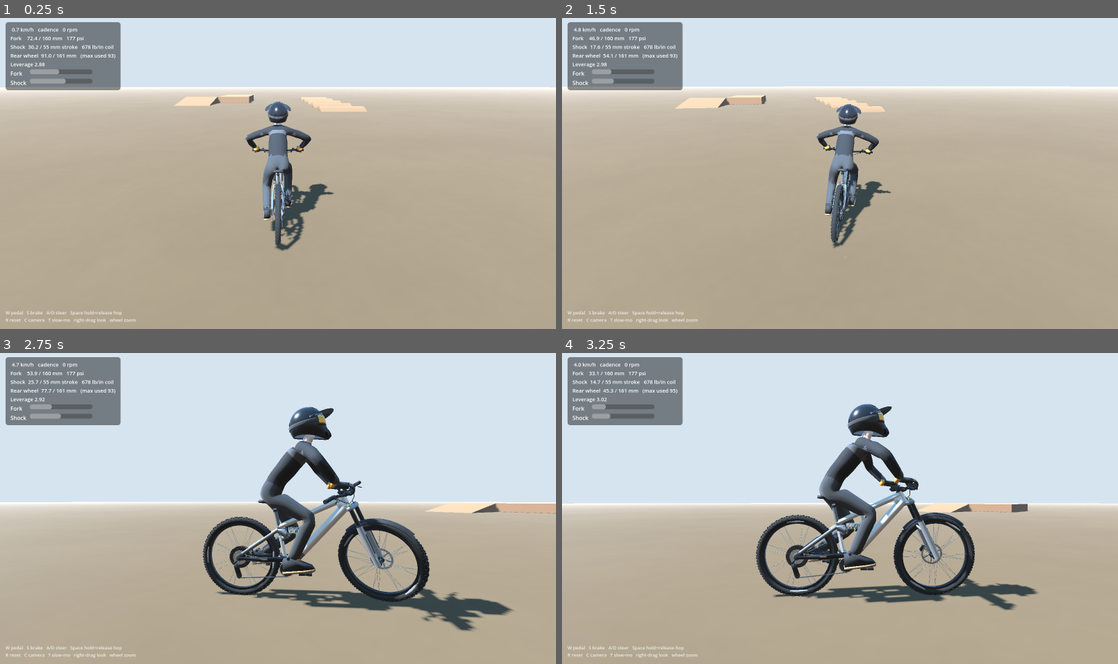
Above: before the commit, frames 1-4 (two rows, left to right).
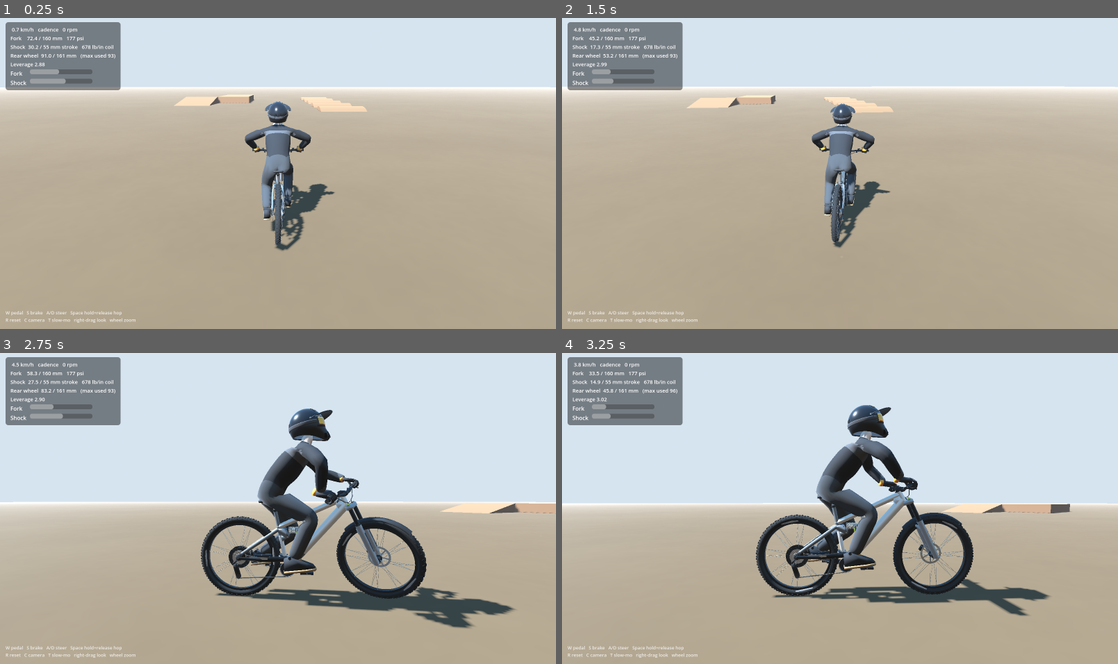
Above: after the commit, the same moments.

Repository: rclogos44-svg/mtb-game
Game: Godot game, scene res://main.tscn
The game is run twice, just before and just after one commit, with the same random seed, the same clock (stepped at 60 frames per second) and the same inputs.
Inputs (mouse positions are in pixels of both pictures, inside the frame that each line leads up to):
- Up to frame 1 (0.25 s): no input
- Up to frame 2 (1.5 s): move the mouse to (962, 157) at 0.52 s; hold D (steer_right) 0.53-1.25 s; hold W (pedal) 0.53-1.25 s; click (962, 157) at 0.67 s; tap Space (hop) at 0.77, 0.8, 1.07 s; drag from (728, 189) to (812, 235) at 1.27 s
- Up to frame 3 (2.75 s): move the mouse to (333, 440) at 2.02 s; hold D (steer_right) from 2.03 s (still down); hold C (camera) from 2.03 s (still down); tap Space (hop) at 2.3 s
- Up to frame 4 (3.25 s): release D (steer_right) at 2.75 s; release C (camera) at 2.75 s; drag from (812, 570) to (673, 461) at 2.77 s

The runs differ from the first frame. In frame 1, 0.4% of the frame differs, in the area x 44-61%, y 33-63%; in frame 2, 1.8%; in frame 3, 5.3%, in the area x 2-100%, y 3-90%; in frame 4, 4.7%.

Commit message:
Stable in the air and on one wheel, hands follow the bars, normal rider proportions
- Air: rider holds the bike level and damps twisting; roll/yaw spin capped
- One wheel down: gentler lean assist so a lone tyre can't flick the bike
- Arms re-solved each frame (two-bone IK) so the hands stay on the steered grips
- Rider body filled out to adult proportions (chest, shoulders, limbs)
- Tests: jerky steering with hops, hands-on-grips while steering

Co-Authored-By: Claude Opus 5.5 <noreply@anthropic.com>
Claude-Session: https://claude.ai/code/session_01PTmU7TnnDY58xfcdWWtbHm

Diff:
--- a/game/scripts/bike.gd
+++ b/game/scripts/bike.gd
@@ -33,6 +33,13 @@
 @export var lean_stiffness := 2600.0
 @export var lean_damping := 330.0
 @export var rider_pitch_damping := 160.0
+@export_group("Air")
+@export var air_roll_stiffness := 450.0
+@export var air_roll_damping := 90.0
+@export var air_yaw_damping := 30.0
+@export var air_pitch_damping := 12.0
+## A rider can't spin the bike faster than this about its roll / yaw axes (rad/s).
+@export var max_twist_rate := 5.0
 
 var geo: Dictionary
 var linkage: RearLinkage
@@ -197,10 +204,14 @@
 	weight_back = move_toward(weight_back, in_brake * clampf(linear_velocity.length() / 3.0, 0.0, 1.0), 3.0 * dt)
 	# (centre of mass kept fixed: moving it at runtime destabilises the solver)
 	var grounded := rear.contact or front.contact
+	var both := rear.contact and front.contact
 	if grounded:
-		_lean_assist(up_b, fwd_b)
+		# on one wheel the lone tyre can't hold a full lean, so ease off
+		_lean_assist(up_b, fwd_b, 1.0 if both else 0.35)
 		# the rider's arms and legs soak up fast pitching (braking dive, landings)
 		apply_torque(right_b * (-angular_velocity.dot(right_b) * rider_pitch_damping))
+	else:
+		_air_control(up_b, fwd_b, right_b)
 	# aerodynamic drag (rider + bike CdA ~0.55 m^2)
 	var v := linear_velocity
 	apply_central_force(-0.5 * 1.2 * 0.55 * v.length() * v)
@@ -311,7 +322,17 @@
 	w.spin += w.omega * dt
 
 
-func _lean_assist(up_b: Vector3, fwd_b: Vector3) -> void:
+## In the air the rider keeps the bike level and stops it twisting; pitch is
+## left mostly free (that's where flips will come from).
+func _air_control(up_b: Vector3, fwd_b: Vector3, right_b: Vector3) -> void:
+	var level_err := up_b.cross(Vector3.UP).dot(fwd_b)
+	var w := angular_velocity
+	apply_torque(fwd_b * (air_roll_stiffness * level_err - air_roll_damping * w.dot(fwd_b)))
+	apply_torque(up_b * (-air_yaw_damping * w.dot(up_b)))
+	apply_torque(right_b * (-air_pitch_damping * w.dot(right_b)))
+
+
+func _lean_assist(up_b: Vector3, fwd_b: Vector3, strength := 1.0) -> void:
 	## Holds the bike at the lean a real rider would use for the current turn.
 	var v := linear_velocity
 	var v_h := Vector3(v.x, 0.0, v.z)
@@ -320,7 +341,7 @@
 	var target_up := (Vector3.UP * GRAV + a_c).normalized()
 	var err := up_b.cross(target_up).dot(fwd_b)
 	var roll_rate := angular_velocity.dot(fwd_b)
-	apply_torque(fwd_b * (lean_stiffness * err - lean_damping * roll_rate))
+	apply_torque(fwd_b * strength * (lean_stiffness * err - lean_damping * roll_rate))
 
 
 func _hop(grounded: bool, up_b: Vector3, fwd_b: Vector3, com_g: Vector3, dt: float) -> void:
@@ -365,6 +386,14 @@
 
 
 func _integrate_forces(state: PhysicsDirectBodyState3D) -> void:
+	# cap roll and yaw spin (pitch stays free for flips)
+	var bas := state.transform.basis
+	var wl := bas.inverse() * state.angular_velocity
+	var lim := max_twist_rate
+	if absf(wl.y) > lim or absf(wl.z) > lim:
+		wl.y = clampf(wl.y, -lim, lim)
+		wl.z = clampf(wl.z, -lim, lim)
+		state.angular_velocity = bas * wl
 	if _reset_pending:
 		state.transform = spawn_xform
 		state.linear_velocity = Vector3.ZERO
--- a/game/scripts/bike_visual.gd
+++ b/game/scripts/bike_visual.gd
@@ -11,6 +11,8 @@
 var parts := {}
 var rest := {}
 var anim: AnimationPlayer
+var skel: Skeleton3D
+var arm_bones := []      # [[upperarm, forearm, hand], ...]
 var anim_len := 2.0
 var g: Dictionary
 var ring_r := 0.06
@@ -32,7 +34,16 @@
 	ring_r = float(g["chainring_teeth"]) * 0.0127 / TAU
 	cog_r = float(g["cog_teeth"]) * 0.0127 / TAU
 	anim = $Rider.find_child("AnimationPlayer", true, false)
+	for n in $Rider.find_children("*", "Skeleton3D", true, false):
+		skel = n
+	if skel:
+		for s in ["R", "L"]:
+			var ids := [skel.find_bone("upperarm." + s), skel.find_bone("forearm." + s), skel.find_bone("hand." + s)]
+			if not ids.has(-1):
+				arm_bones.append(ids)
 	if anim:
+		# we drive the animation ourselves (from the crank angle), then fix up the arms
+		anim.callback_mode_process = AnimationMixer.ANIMATION_CALLBACK_MODE_PROCESS_MANUAL
 		var names := anim.get_animation_list()
 		var pick := "Pedal" if anim.has_animation("Pedal") else (names[0] if names.size() > 0 else "")
 		if pick != "":
@@ -144,6 +155,45 @@
 	# rider follows the crank
 	if anim:
 		anim.seek(fposmod(a, TAU) / TAU * anim_len, true)
+	_arms_follow_bars()
+
+
+## The baked animation has the hands on the bars with the steering straight.
+## When the bars turn, move each wrist with its grip and re-solve the arm as a
+## two-bone chain (keeping the elbow on the same side it bends to).
+func _arms_follow_bars() -> void:
+	if skel == null or not parts.has("Steer") or arm_bones.is_empty():
+		return
+	var D: Transform3D = parts["Steer"].transform * (rest["Steer"] as Transform3D).affine_inverse()
+	if absf(bike.steer_angle) < 0.002:
+		return
+	for ids in arm_bones:
+		var ua: int = ids[0]
+		var fa: int = ids[1]
+		var hd: int = ids[2]
+		var g_ua := skel.get_bone_global_pose(ua)
+		var g_fa := skel.get_bone_global_pose(fa)
+		var g_hd := skel.get_bone_global_pose(hd)
+		var s := g_ua.origin
+		var e0 := g_fa.origin
+		var w0 := g_hd.origin
+		var wt := D * w0
+		var l1 := s.distance_to(e0)
+		var l2 := e0.distance_to(w0)
+		var d := wt - s
+		var dist := clampf(d.length(), absf(l1 - l2) + 0.001, l1 + l2 - 0.001)
+		var dir := d.normalized()
+		var cos_a := clampf((l1 * l1 + dist * dist - l2 * l2) / (2.0 * l1 * dist), -1.0, 1.0)
+		var pole := e0 - s
+		pole = (pole - dir * pole.dot(dir)).normalized()
+		var e1 := s + dir * (l1 * cos_a) + pole * (l1 * sqrt(1.0 - cos_a * cos_a))
+		var w1 := s + dir * dist
+		var r1 := Basis(Quaternion((e0 - s).normalized(), (e1 - s).normalized()))
+		skel.set_bone_global_pose(ua, Transform3D(r1 * g_ua.basis, s))
+		var fa_dir0 := (r1 * (w0 - e0)).normalized()
+		var r2 := Basis(Quaternion(fa_dir0, (w1 - e1).normalized()))
+		skel.set_bone_global_pose(fa, Transform3D(r2 * r1 * g_fa.basis, e1))
+		skel.set_bone_global_pose(hd, Transform3D(D.basis * g_hd.basis, w1))
 
 
 func _chain(name: String, a2: Vector2, b2: Vector2) -> void:
--- a/game/tests/screenshots.gd
+++ b/game/tests/screenshots.gd
@@ -9,6 +9,8 @@
 func pilot(_b, t) -> Dictionary:
 	if phase == "pedal":
 		return {"pedal": 0.7, "steer": 0.15 * sin(t * 0.8)}
+	if phase == "steer":
+		return {"steer": 1.0}
 	if phase == "compress":
 		return {"hop": true}
 	return {}
@@ -56,4 +58,12 @@
 	cam.dist = 2.6
 	await frames(120)
 	await snap("orbit_front")
+	phase = "steer"
+	bike.reset_bike(Transform3D(Basis(), Vector3(-60, 0.05, 60)))
+	cam.mode = 2
+	cam.yaw = 2.6
+	cam.pitch = -0.35
+	cam.dist = 2.2
+	await frames(120)
+	await snap("steer_hands")
 	quit()
--- a/game/tests/sim_test.gd
+++ b/game/tests/sim_test.gd
@@ -14,7 +14,7 @@
 		fails += 1
 
 
-func pilot(_b, _t) -> Dictionary:
+func pilot(_b, _t: float) -> Dictionary:
 	match phase:
 		"pedal":
 			return {"pedal": 1.0}
@@ -26,6 +26,11 @@
 			return {"pedal": 1.0}
 		"turnbrake":
 			return {"steer": 0.5, "brake": 0.7}
+		"wild":
+			var k := int(_t * 2.5)
+			return {"pedal": 1.0, "steer": 1.0 if k % 2 == 0 else -1.0, "hop": int(_t * 1.3) % 3 == 0}
+		"steerstill":
+			return {"steer": 1.0}
 		"hopload":
 			return {"hop": true}
 	return {}
@@ -134,5 +139,48 @@
 		vmax = maxf(vmax, bike.linear_velocity.length())
 	check("hitting a wall doesn't launch the bike", vmax < 9.0, "max speed %.1f m/s" % vmax)
 
+	# hard, jerky steering with repeated hops (open ground): no wild tumbling
+	phase = "wild"
+	bike.reset_bike(Transform3D(Basis(), Vector3(120.0, 0.05, 0.0)))
+	await wait(0.05)
+	var max_twist := 0.0
+	var flips := 0
+	var was_flipped := false
+	for i in int(8.0 * Engine.physics_ticks_per_second):
+		await physics_frame
+		var wl := bike.global_transform.basis.inverse() * bike.angular_velocity
+		max_twist = maxf(max_twist, maxf(absf(wl.y), absf(wl.z)))
+		var flipped := bike.global_transform.basis.y.dot(Vector3.UP) < 0.3
+		if flipped and not was_flipped:
+			flips += 1
+		was_flipped = flipped
+	check("jerky steering + hops: no tumbling", flips == 0 and max_twist <= 5.01, "flips %d, max roll/yaw rate %.1f rad/s" % [flips, max_twist])
+
+	# hands follow the bars when steering
+	phase = "settle"
+	bike.reset_bike(Transform3D(Basis(), Vector3(-80, 0.05, -80)))
+	await wait(1.0)
+	var vis = bike.get_node("Visual")
+	var grip_err := func() -> float:
+		var steer: Node3D = vis.parts["Steer"]
+		var D: Transform3D = steer.transform * (vis.rest["Steer"] as Transform3D).affine_inverse()
+		var g: Array = bike.geo["grip"]
+		var worst := 0.0
+		for s in [1, -1]:
+			var grip := D * Vector3(0.322 * s, g[1], -g[0])
+			var hb: int = vis.skel.find_bone("hand." + ("R" if s == 1 else "L"))
+			var wrist: Vector3 = vis.skel.get_bone_global_pose(hb).origin
+			worst = maxf(worst, wrist.distance_to(grip))
+		return worst
+	await process_frame
+	var e_straight: float = grip_err.call()
+	phase = "steerstill"
+	await wait(1.0)
+	await process_frame
+	await process_frame
+	var e_turned: float = grip_err.call()
+	check("hands stay on the grips when steering", absf(e_turned - e_straight) < 0.01 and absf(bike.steer_angle) > 0.4,
+		"steer %.0f deg, wrist-to-grip %.3f m straight vs %.3f m turned" % [rad_to_deg(bike.steer_angle), e_straight, e_turned])
+
 	print("RESULT: %s (%d failed)" % ["OK" if fails == 0 else "FAILED", fails])
 	quit(1 if fails else 0)
Binary file changed: game/assets/rider.glb
Not shown, added: game/tests/_bones.gd.uid
Not shown, changed: art/rider.blend
Not shown, changed: web/play.html
